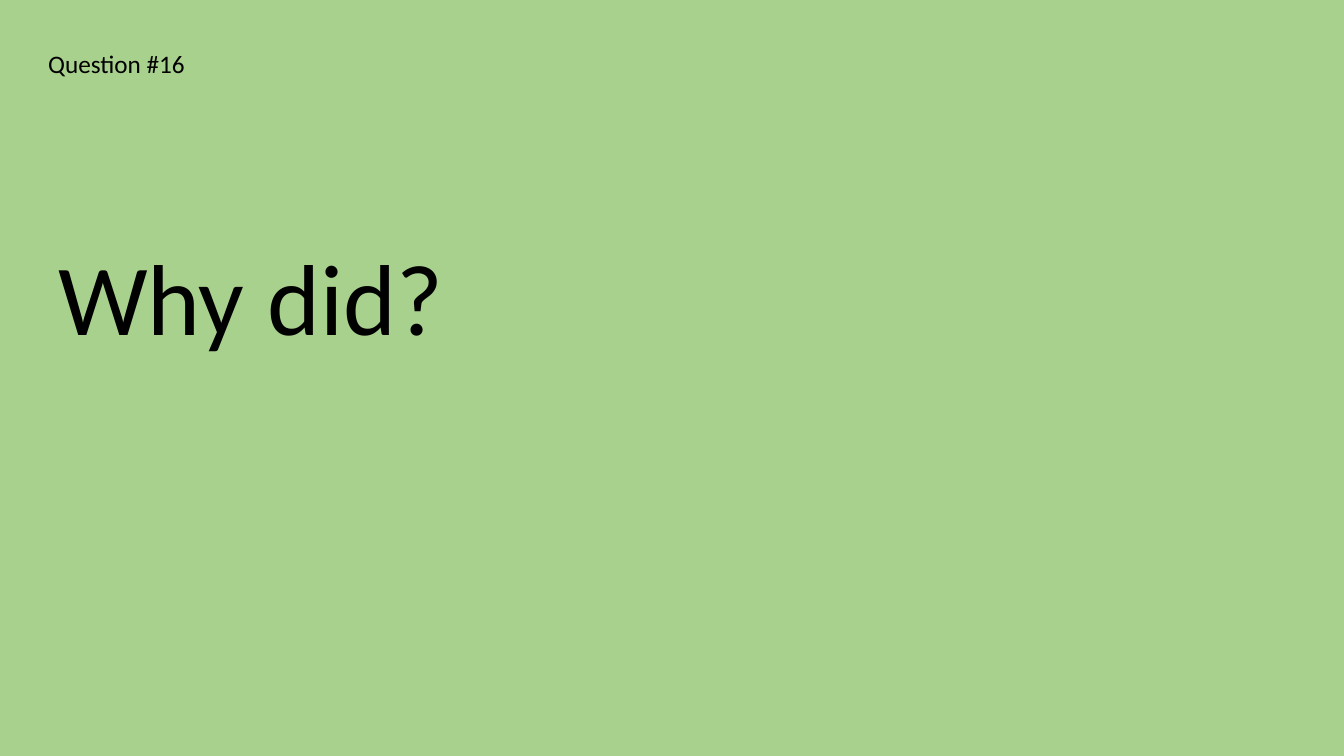
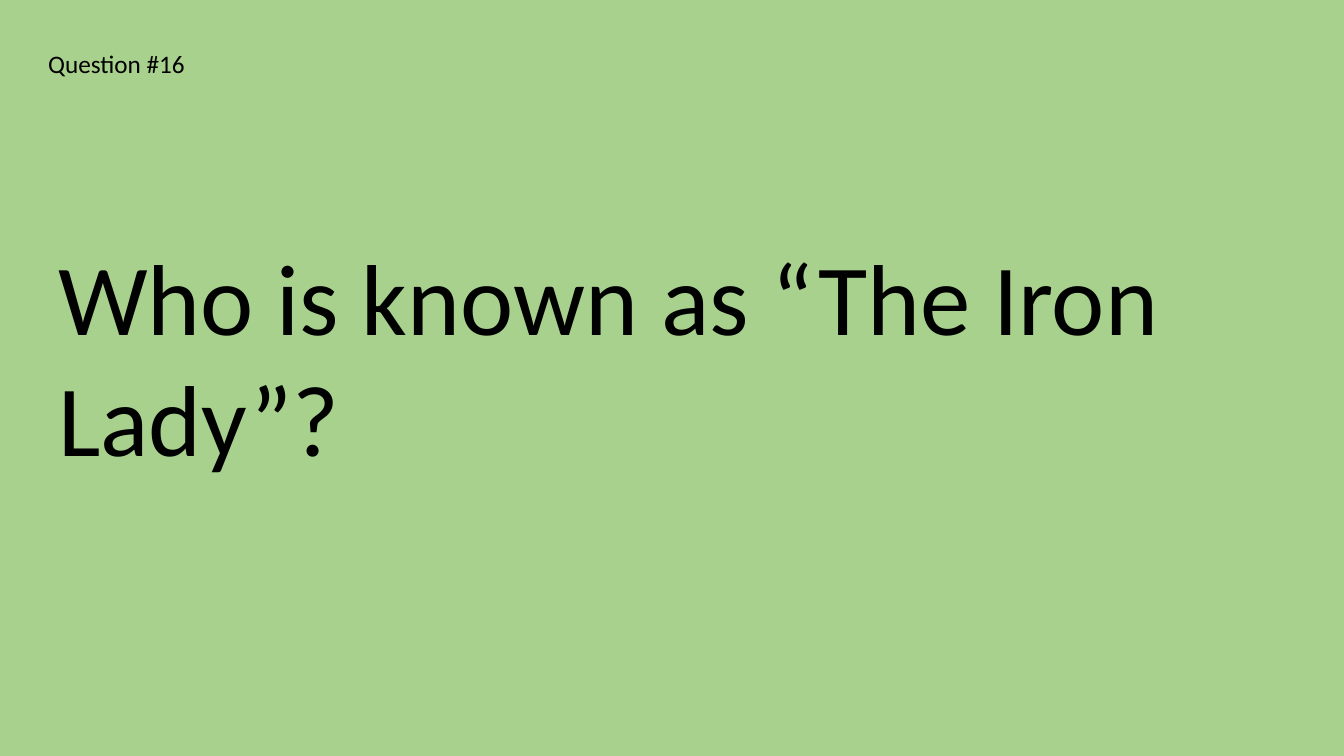
Before and after one commit to abartoha/quiz, a slide deck: slide 32 of MegaQuiz/MegaQuizFinal.pptx. Drawn at 1344x756 pixels with LibreOffice and Linux fonts; fonts in the diff are those of the drawing. Boxes give left, top, right and bottom in pixels: in the first picture for what was removed or moved away, otherwise in the second. Text is boxed around its words. In the diff, an @@ line names an element or a change of style, - is before the commit and + after.

```diff
--- a/MegaQuiz/MegaQuizFinal.pptx
+++ b/MegaQuiz/MegaQuizFinal.pptx
@@ text at (x1=58, y1=262, x2=1158, y2=473): text changed @@
-Why did?
+Who is known as “The Iron Lady”?
```
Also in this commit, not shown: 5 other slides changed, 4 slides added, 2 slides removed.
